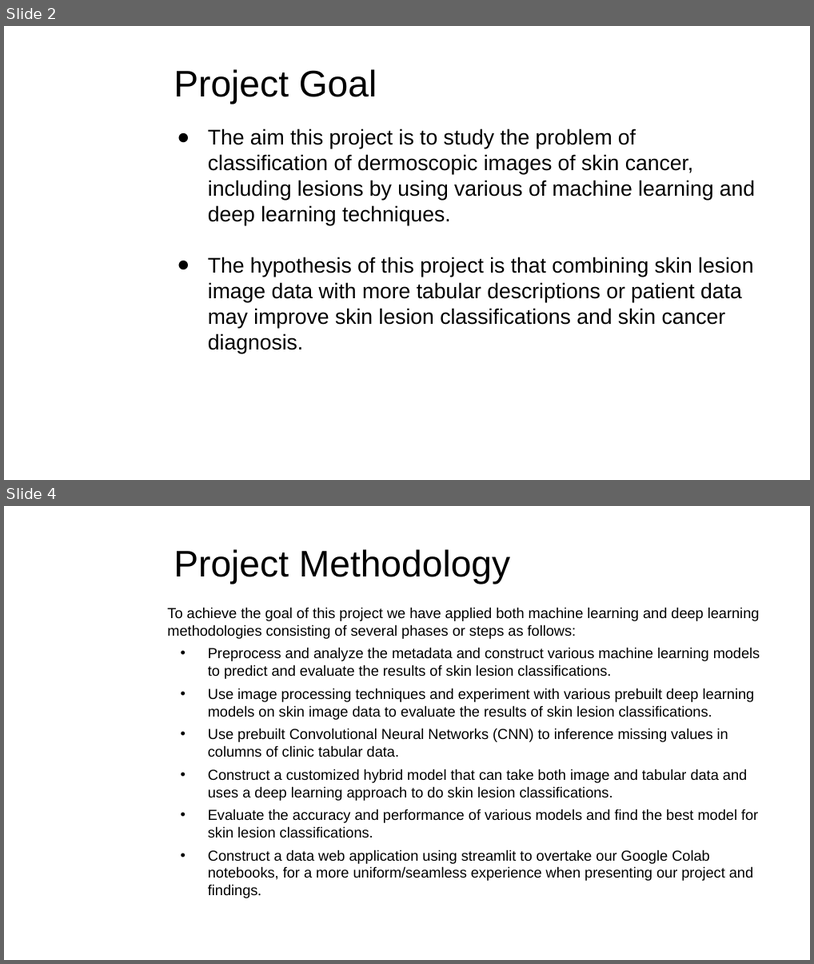
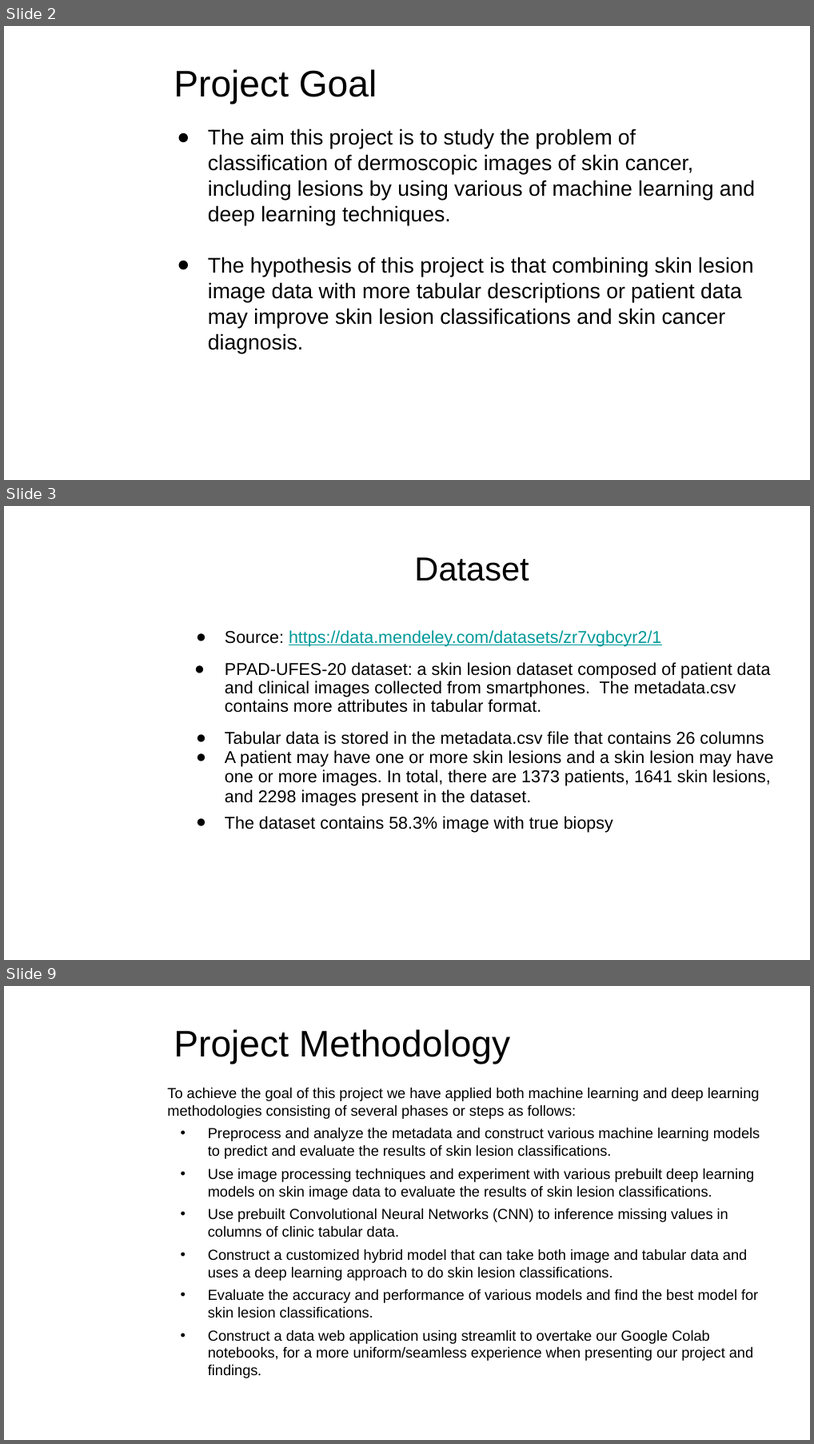
Before and after one commit to yunpengliDataScience/Skin_Cancer_ML_DL, a slide deck: Progress/Phase3/DATA_606_PhaseIII_Final.pptx. Shown one above the other, each under a label of ours: slides 2 and 4 before the commit, slides 2, 3 and 9 after it; the slides between them are not shown. The pictures are 814x964 and 814x1444 pixels, drawn with LibreOffice and Linux fonts; fonts in the diff are those of the drawing; background and template pictures are left out. Boxes give left, top, right and bottom in pixels: in the first picture for what was removed or moved away, otherwise in the second. Text is boxed around its words. In the diff, an @@ line names an element or a change of style, - is before the commit and + after.

```diff
--- a/Progress/Phase3/DATA_606_PhaseIII_Final.pptx
+++ b/Progress/Phase3/DATA_606_PhaseIII_Final.pptx
@@ slide 3 added at bbox=[4, 506, 810, 960], background picture (left out) @@
@@ title added at bbox=[414, 557, 529, 581], 29.7 pt, text #000000 @@
+Dataset
@@ text added at bbox=[225, 630, 774, 832], 15.3 pt, text #000000 @@
+● Source: https://data.mendeley.com/datasets/zr7vgbcyr2/1
+● PPAD-UFES-20 dataset: a skin lesion dataset composed of patient data and clinical images collected from smartphones. The metadata.csv contains more attributes in tabular format.
+● Tabular data is stored in the metadata.csv file that contains 26 columns
+● A patient may have one or more skin lesions and a skin lesion may have one or more images. In total, there are 1373 patients, 1641 skin lesions, and 2298 images present in the dataset.
+● The dataset contains 58.3% image with true biopsy
@@ what was slide 4 is now slide 9 @@
```
Also in this commit, not shown: 3 slides changed, 5 other slides added.
